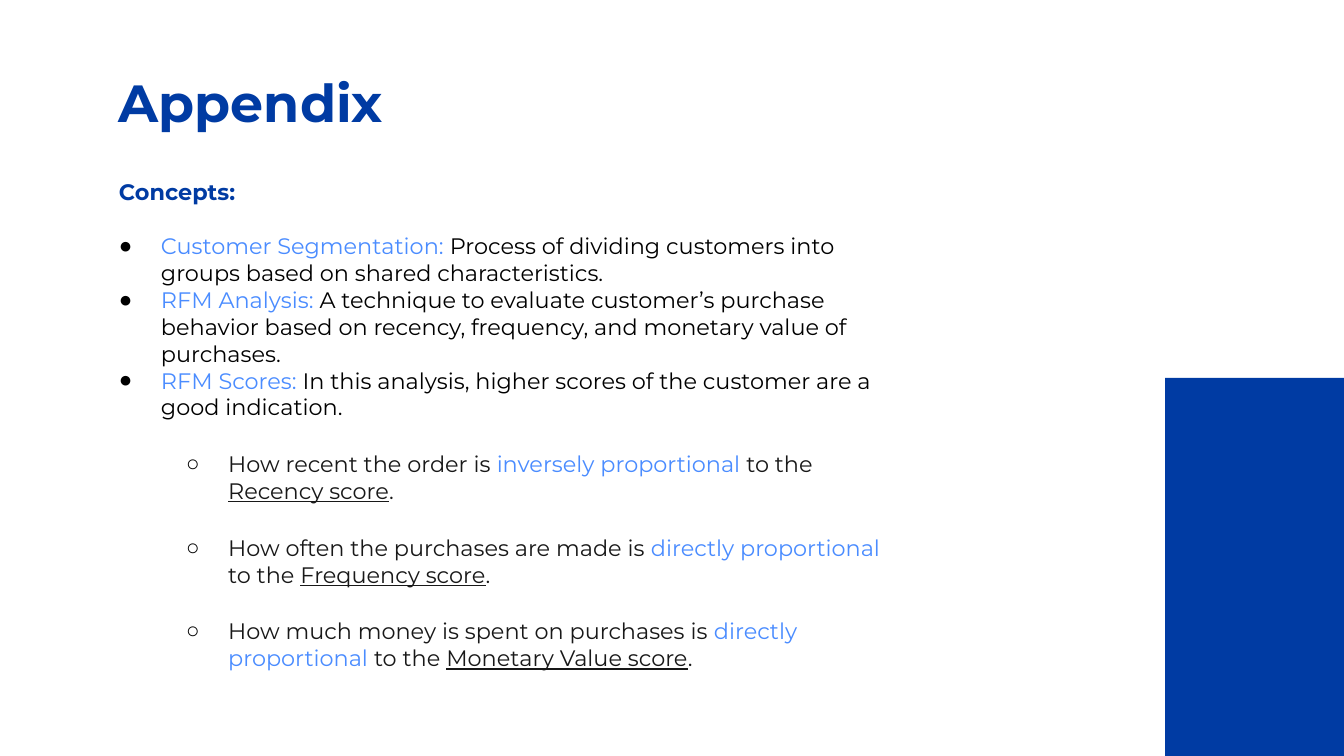
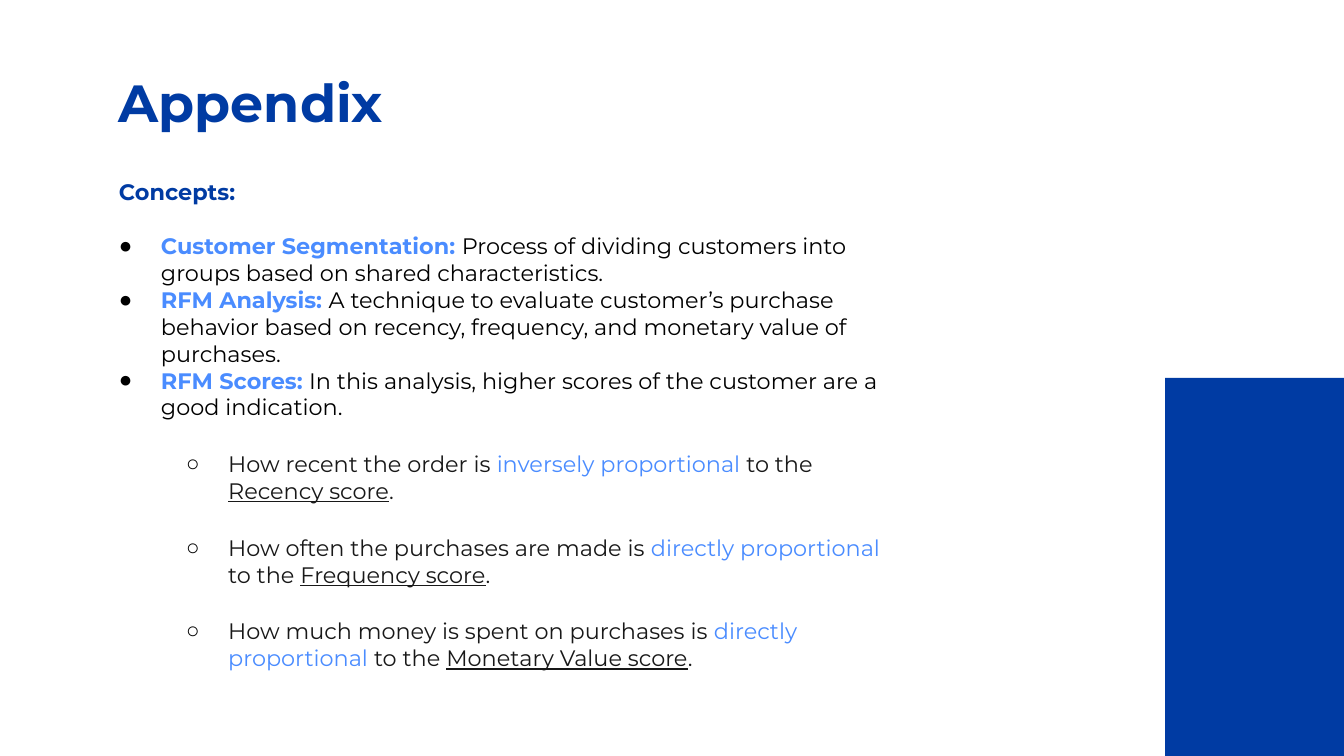
Before and after one commit to anjalihansda16/Customer-Segmentation, a slide deck: slide 27 of ppt/Customer Segmentation.pptx (slide 26 before the commit). Drawn at 1344x756 pixels with LibreOffice and Linux fonts; fonts in the diff are those of the drawing. Boxes give left, top, right and bottom in pixels: in the first picture for what was removed or moved away, otherwise in the second. Text is boxed around its words. In the diff, an @@ line names an element or a change of style, - is before the commit and + after.

```diff
--- a/ppt/Customer Segmentation.pptx
+++ b/ppt/Customer Segmentation.pptx
@@ subtitle at bbox=[161, 236, 877, 420]: bold on in "Customer Segmentation:", "RFM Analysis:", "RFM Scores:" @@
```
Also in this commit, not shown: 12 other slides changed, 1 slide added.
